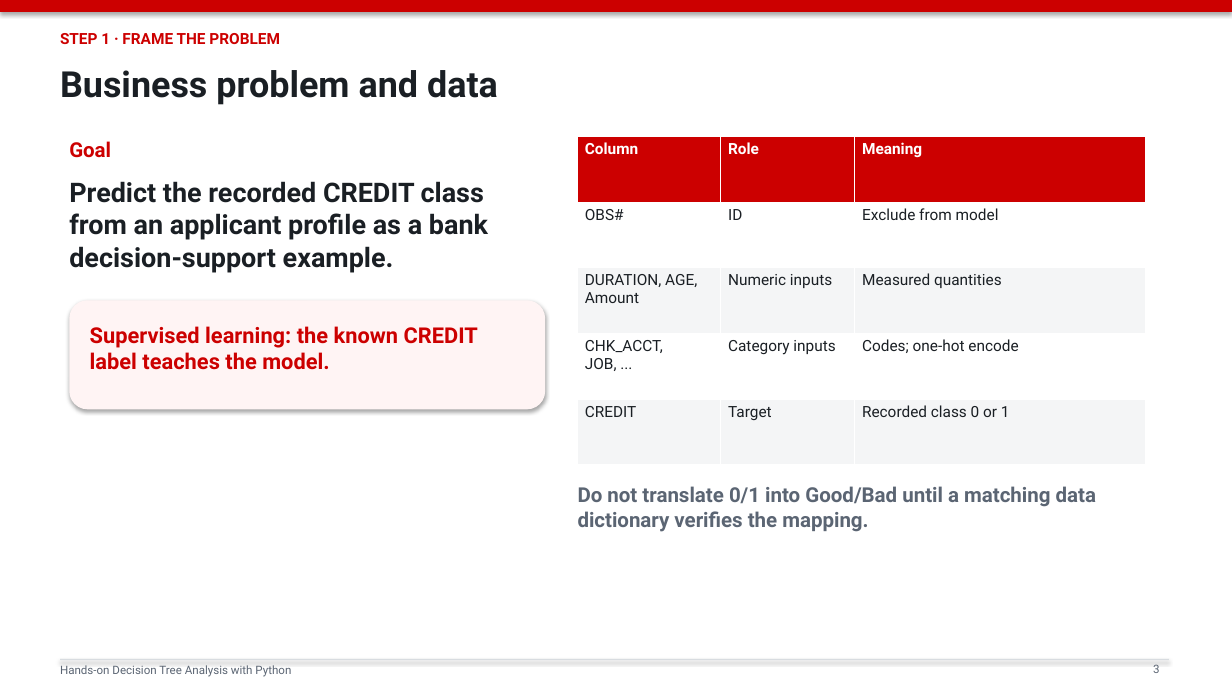
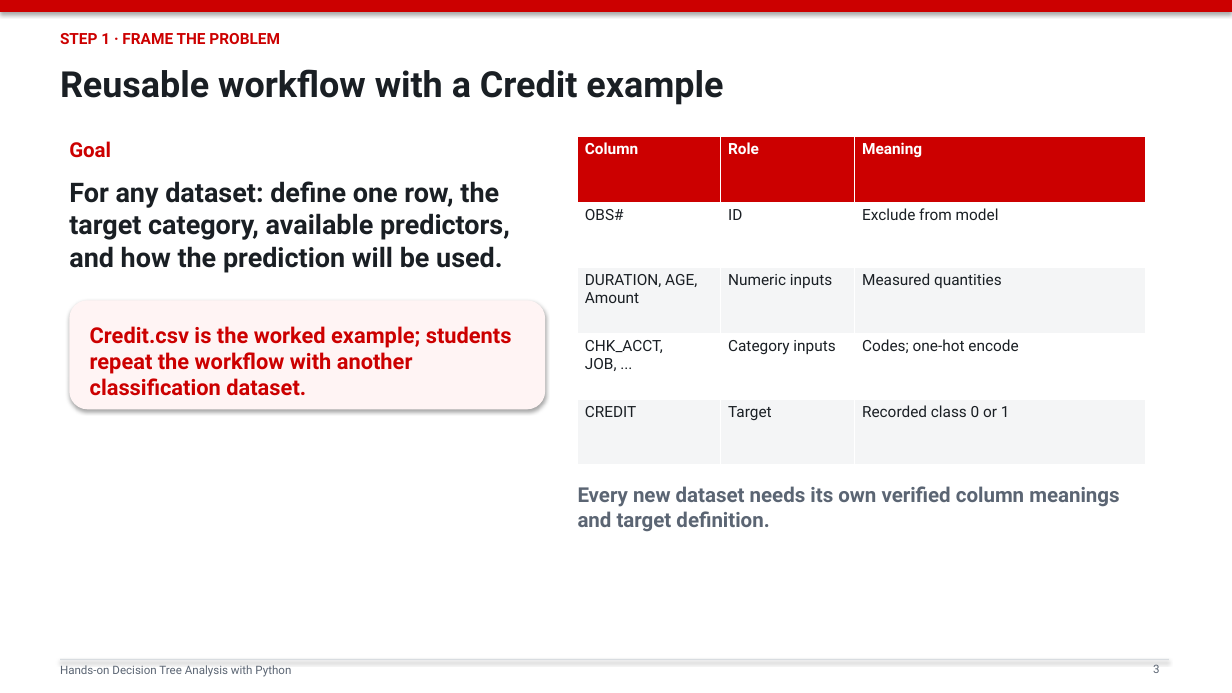
Before and after one commit to mojiahui777/ba_course, a slide deck: slide 3 of decision_tree_python_slides.pptx. Drawn at 1232x693 pixels with LibreOffice and Linux fonts; fonts in the diff are those of the drawing. Boxes give left, top, right and bottom in pixels: in the first picture for what was removed or moved away, otherwise in the second. Text is boxed around its words. In the diff, an @@ line names an element or a change of style, - is before the commit and + after.

Commit message:
Make decision tree workflow reusable

```diff
--- a/decision_tree_python_slides.pptx
+++ b/decision_tree_python_slides.pptx
@@ text at <box>60,69,723,105</box>: text changed @@
-Business problem and data
+Reusable workflow with a Credit example
@@ text at <box>69,181,510,273</box>: text changed @@
-Predict the recorded CREDIT class from an applicant profile as a bank decision-support example.
+For any dataset: define one row, the target category, available predictors, and how the prediction will be used.
@@ text at <box>90,326,512,396</box>: text changed @@
-Supervised learning: the known CREDIT label teaches the model.
+Credit.csv is the worked example; students repeat the workflow with another classification dataset.
@@ text at <box>578,486,1119,531</box>: text changed @@
-Do not translate 0/1 into Good/Bad until a matching data dictionary verifies the mapping.
+Every new dataset needs its own verified column meanings and target definition.
```
Also in this commit, not shown: 21 other slides changed, 1 other file.
